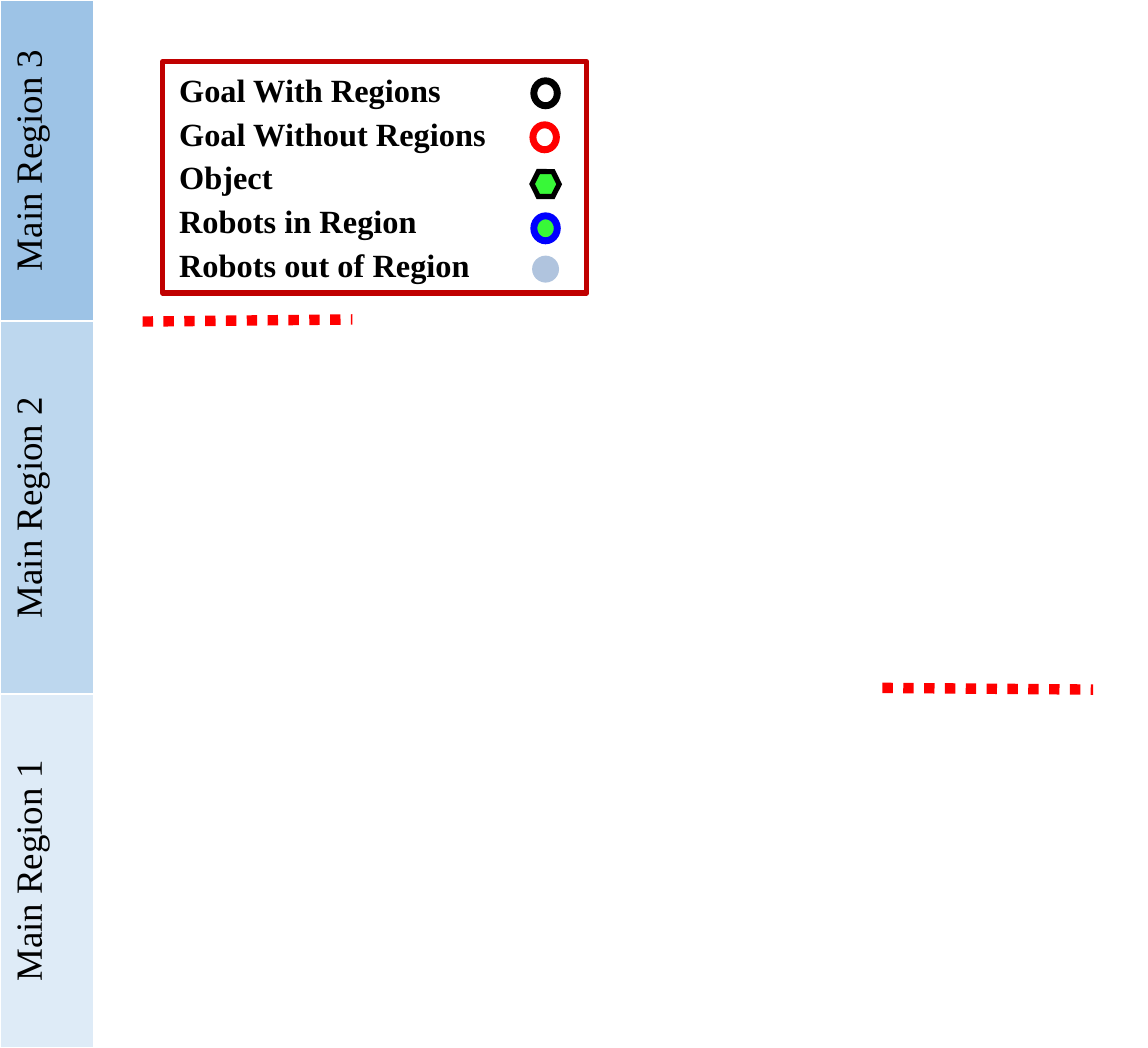
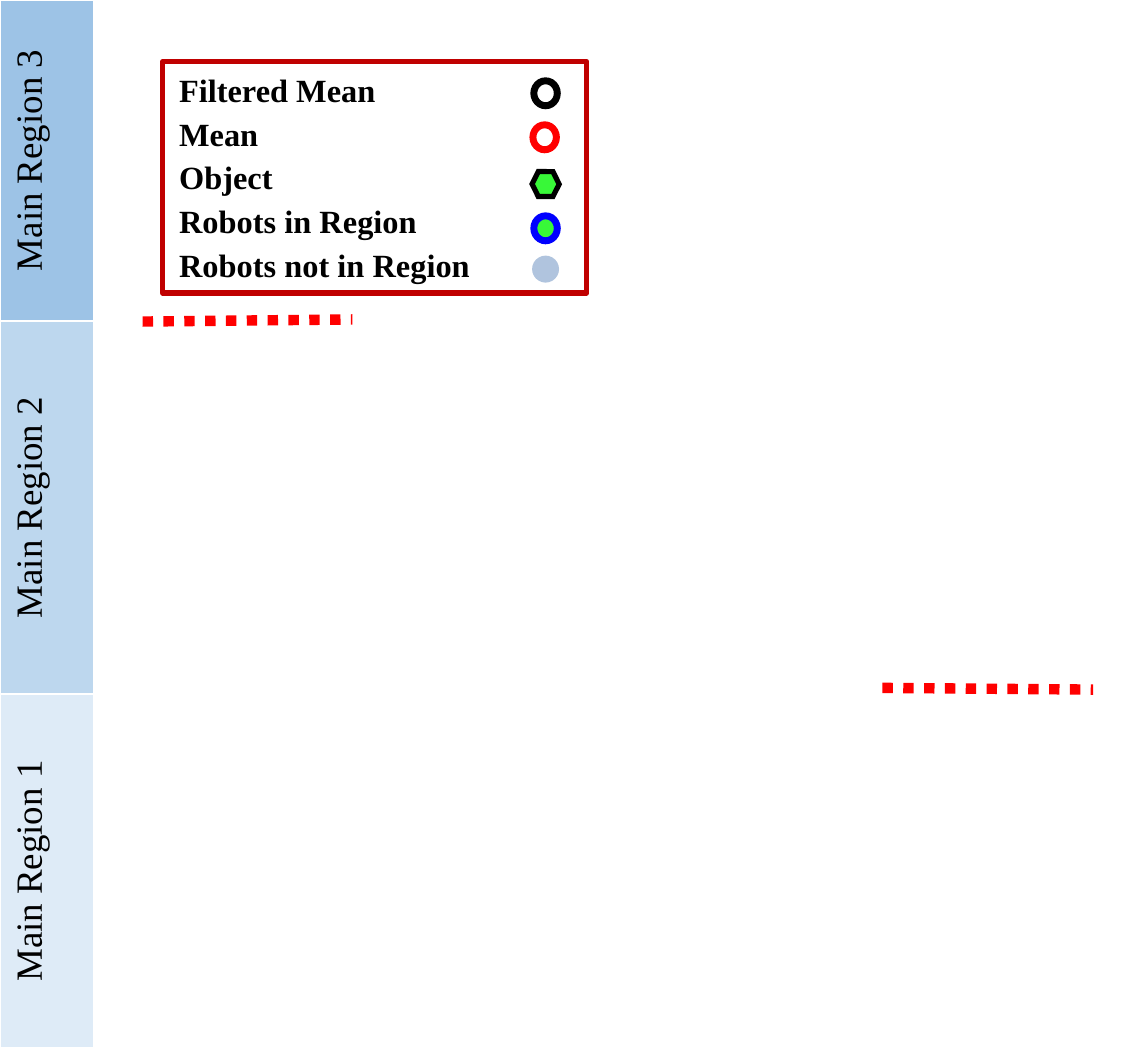
Before and after one commit to aabecker/SwarmControlSandbox, a slide deck: slide 1 of papers/journalSwarmControl/pictures/pdf/MainRegions.pptx. Drawn at 1148x1048 pixels with LibreOffice and Linux fonts; fonts in the diff are those of the drawing; background and template pictures are left out. Boxes give left, top, right and bottom in pixels: in the first picture for what was removed or moved away, otherwise in the second. Text is boxed around its words. In the diff, an @@ line names an element or a change of style, - is before the commit and + after.

```diff
--- a/papers/journalSwarmControl/pictures/pdf/MainRegions.pptx
+++ b/papers/journalSwarmControl/pictures/pdf/MainRegions.pptx
@@ text in rectangle at (x1=179, y1=79, x2=375, y2=147): text changed @@
-Goal With Regions
-Goal Without Regions
+Filtered Mean
+Mean
@@ text in rectangle at (x1=179, y1=254, x2=470, y2=284): text changed @@
-Robots out of Region
+Robots not in Region
```
Also in this commit, not shown: 2 other files.
